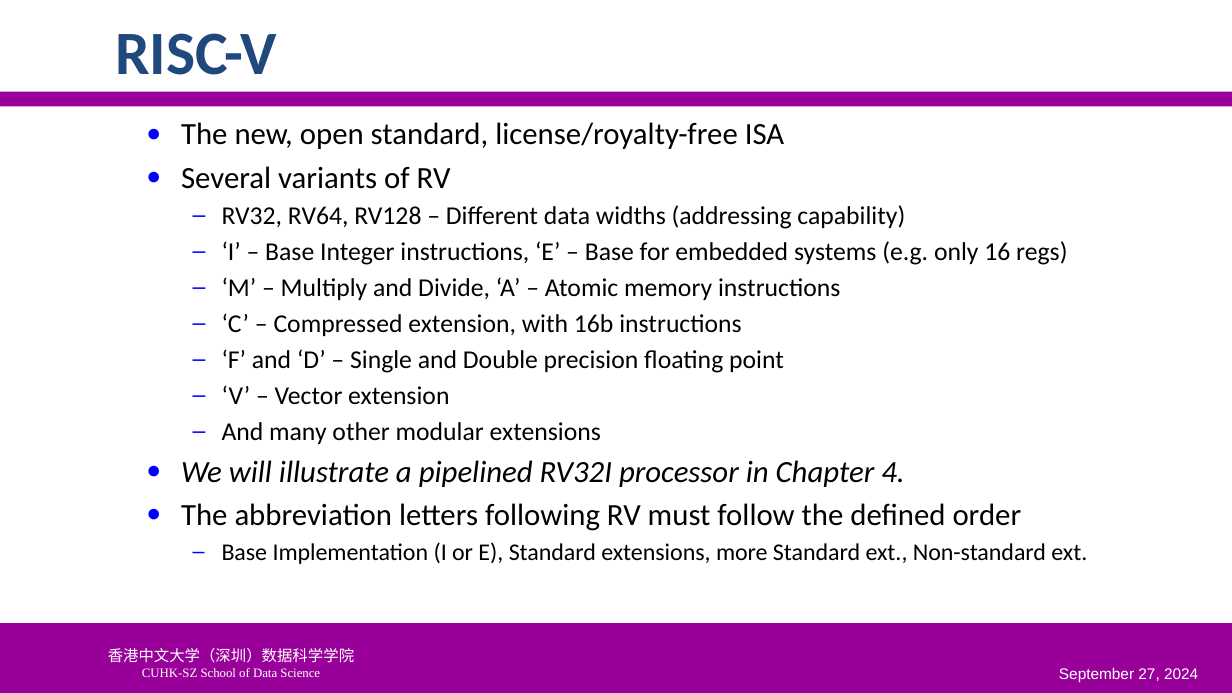
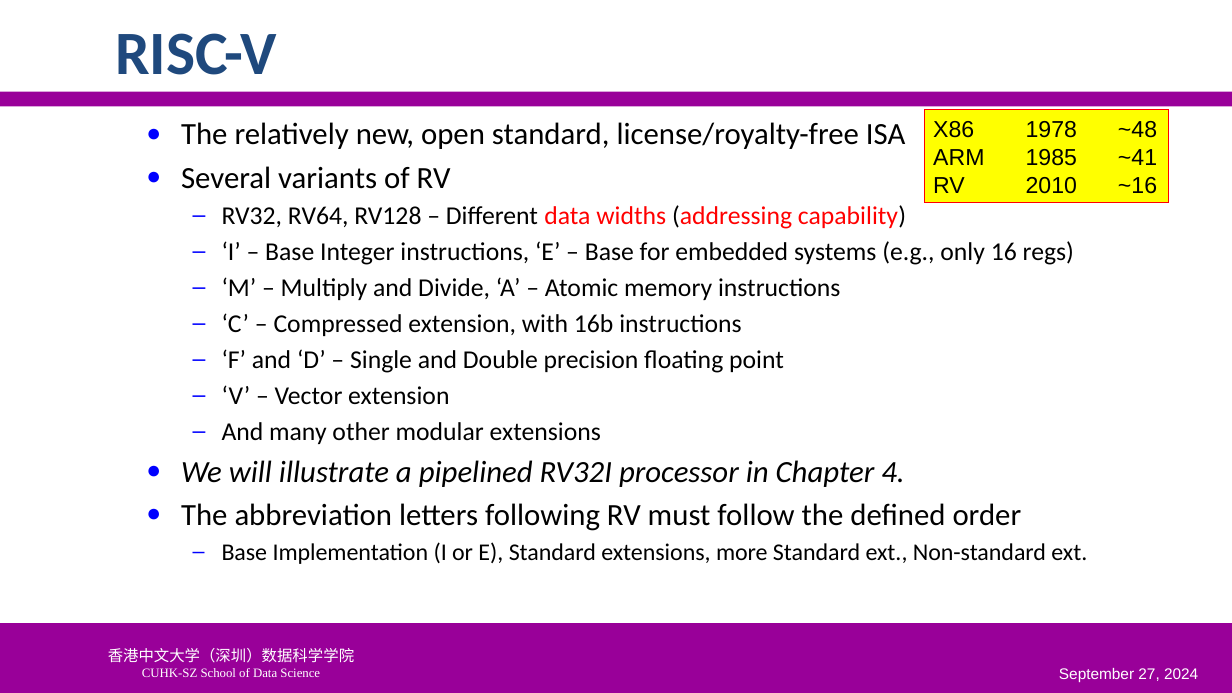
Before and after one commit to SUNCHAOYI923/CMU_CSAPP, a slide deck: slide 10 of slide/CA3060-3-ISA.pptx. Drawn at 1232x693 pixels with LibreOffice and Linux fonts; fonts in the diff are those of the drawing; background and template pictures are left out. Boxes give left, top, right and bottom in pixels: in the first picture for what was removed or moved away, otherwise in the second. Text is boxed around its words. In the diff, an @@ line names an element or a change of style, - is before the commit and + after.

```diff
--- a/slide/CA3060-3-ISA.pptx
+++ b/slide/CA3060-3-ISA.pptx
@@ rectangle added at (x1=924, y1=109, x2=1169, y2=202), fill #FFFF00, outline #FF0000 0.75 pt, 18 pt, text #000000 @@
+X86 1978 ~48
+ARM 1985 ~41
+RV 2010 ~16
@@ text at (x1=181, y1=122, x2=905, y2=149): text changed @@
-● The new, open standard, license/royalty-free ISA
+● The relatively new, open standard, license/royalty-free ISA
@@ text at (x1=222, y1=205, x2=906, y2=229): text colour #000000 to #FF0000 in "data widths (addressing capability)" @@
@@ text at (x1=222, y1=241, x2=1074, y2=265): text changed @@
-  – ‘I’ – Base Integer instructions, ‘E’ – Base for embedded systems (e.g. only 16 regs)
+  – ‘I’ – Base Integer instructions, ‘E’ – Base for embedded systems (e.g., only 16 regs)
```
Also in this commit, not shown: 18 other slides changed, 7 slides added, 5 other files.
